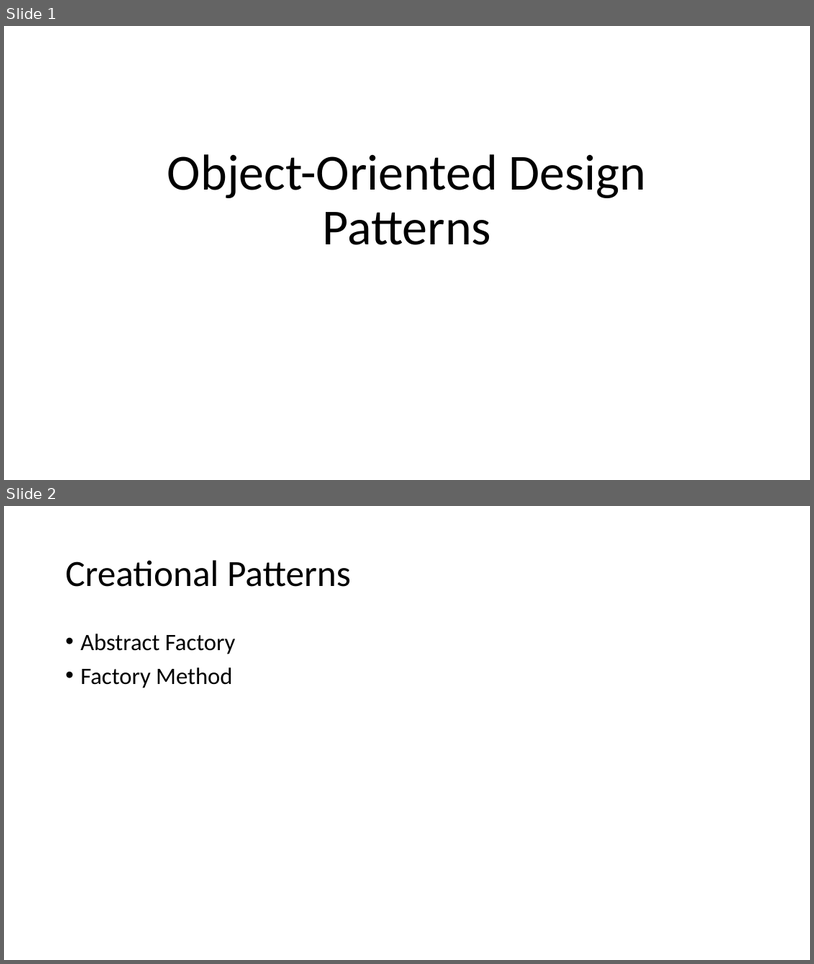
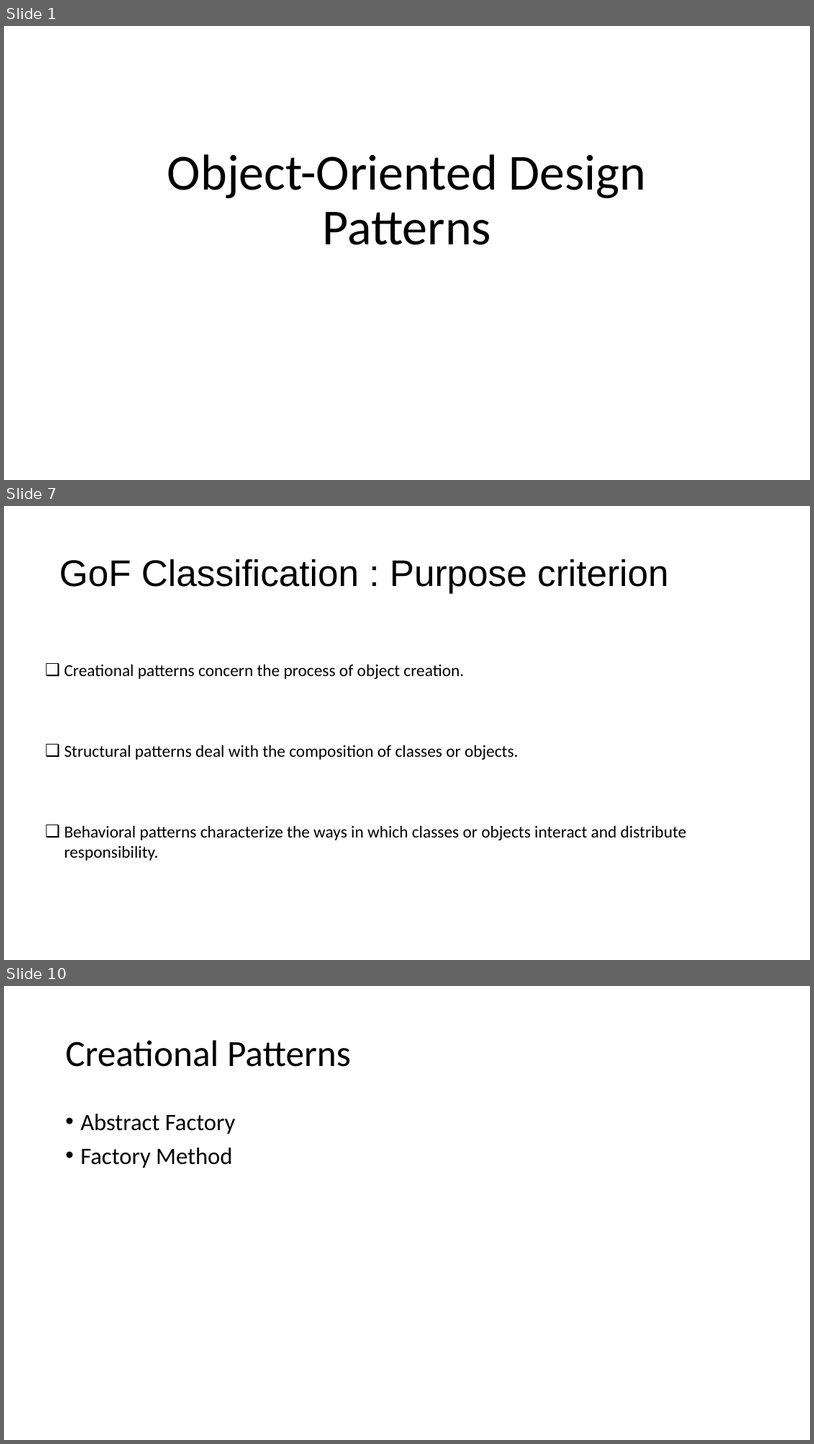
Before and after one commit to lzbair/OO-Paradigm, a slide deck: design-patterns/introduction.pptx. Shown one above the other, each under a label of ours: slides 1 and 2 before the commit, slides 1, 7 and 10 after it; the slides between them are not shown. The pictures are 814x964 and 814x1444 pixels, drawn with LibreOffice and Linux fonts; fonts in the diff are those of the drawing. Boxes give left, top, right and bottom in pixels: in the first picture for what was removed or moved away, otherwise in the second. Text is boxed around its words. In the diff, an @@ line names an element or a change of style, - is before the commit and + after.

```diff
--- a/design-patterns/introduction.pptx
+++ b/design-patterns/introduction.pptx
@@ slide 7 added at (x1=4, y1=506, x2=810, y2=960), background #FFFFFF @@
@@ title added at (x1=59, y1=559, x2=669, y2=593), 44 pt, text #000000 @@
+GoF Classification : Purpose criterion
@@ text added at (x1=64, y1=664, x2=687, y2=860), 20 pt, text #000000 @@
+❑ Creational patterns concern the process of object creation.
+❑ Structural patterns deal with the composition of classes or objects.
+❑ Behavioral patterns characterize the ways in which classes or objects interact and distribute responsibility.
@@ what was slide 2 is now slide 10 @@
```
Also in this commit, not shown: 7 other slides added.
